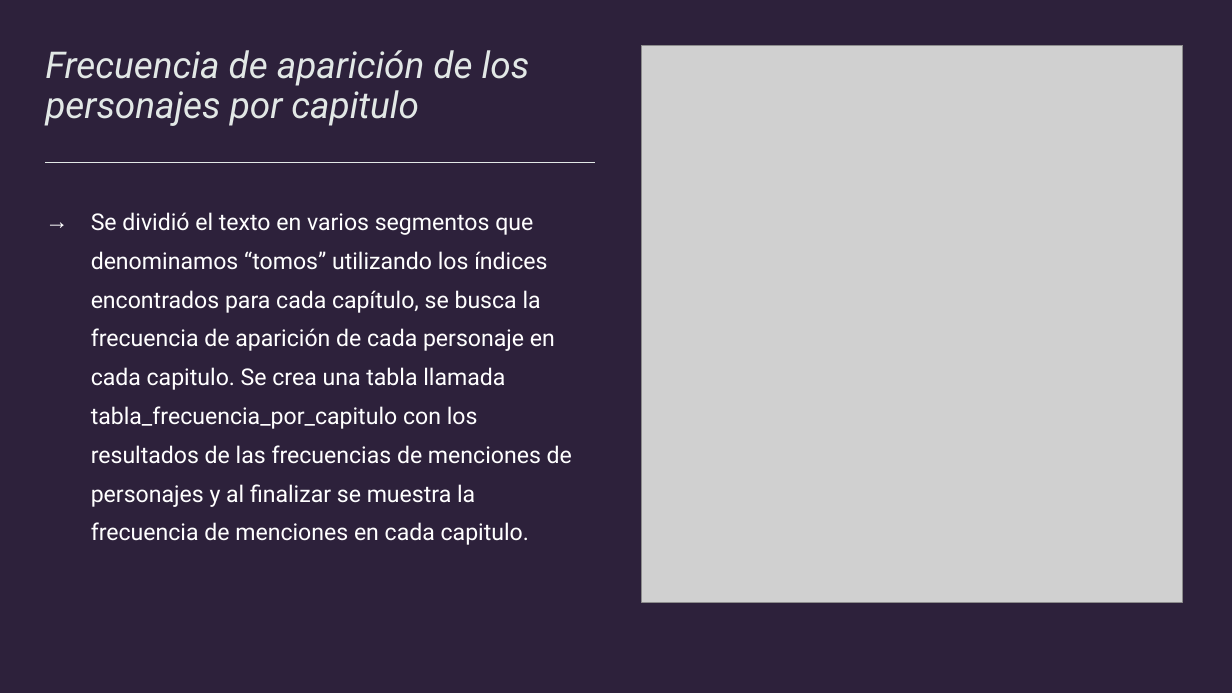
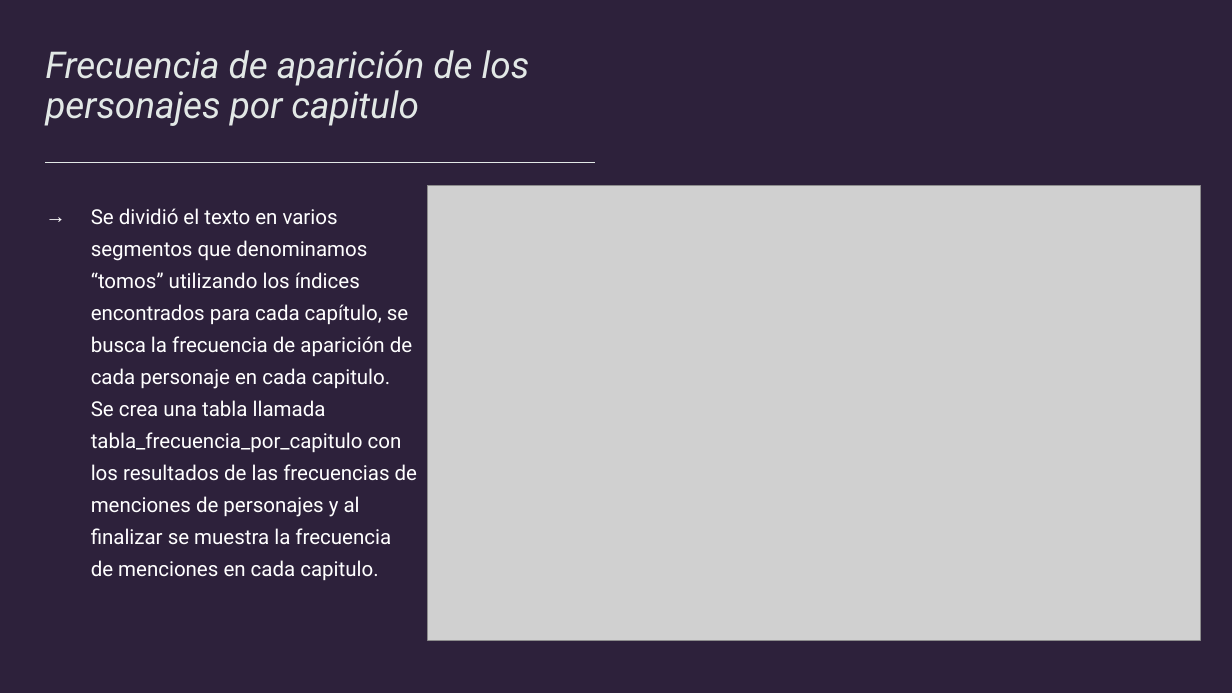
Before and after one commit to XOP1S/ractivity, a slide deck: slide 3 of Presentacion la Regenta.pptx. Drawn at 1232x693 pixels with LibreOffice and Linux fonts; fonts in the diff are those of the drawing; grey boxes stand for pictures. Boxes give left, top, right and bottom in pixels: in the first picture for what was removed or moved away, otherwise in the second. Text is boxed around its words. In the diff, an @@ line names an element or a change of style, - is before the commit and + after.

```diff
--- a/Presentacion la Regenta.pptx
+++ b/Presentacion la Regenta.pptx
@@ text "Se dividió el texto en ..." at [91,208,417,580]: size 18 to 16 pt; line spacing 1.4 to 1.3 @@
@@ picture: place and size @@
-picture at [641,45,1183,602]
+picture at [428,186,1201,640]
```
Also in this commit, not shown: 3 other slides changed.
